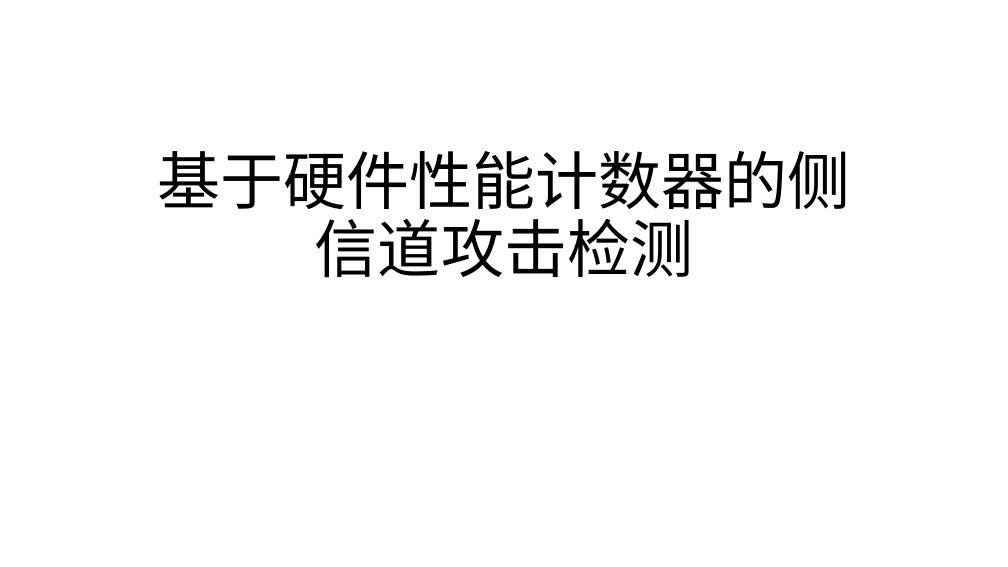
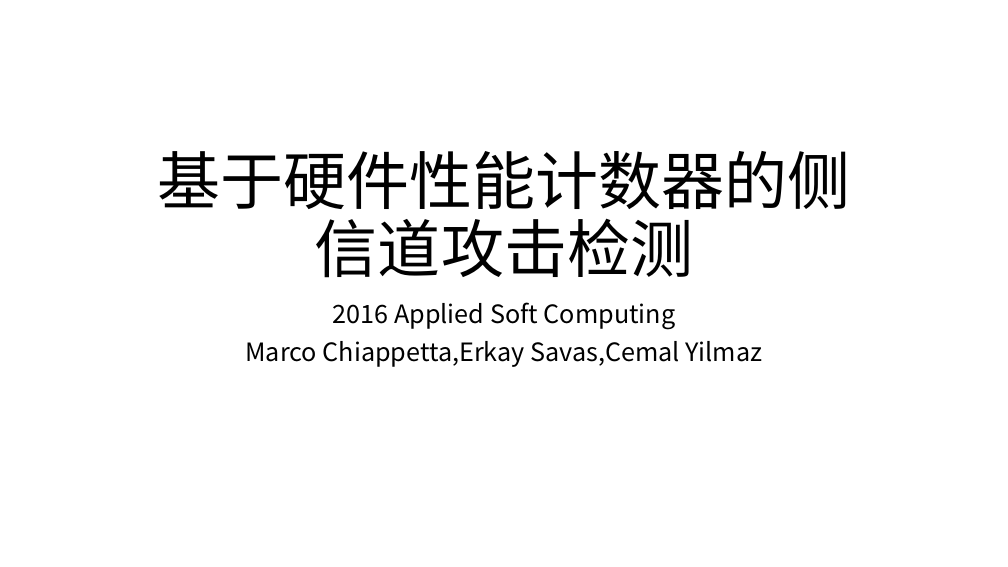
Before and after one commit to Wangmignu/flush-reload, a slide deck: slide 1 of 基于HPC的攻击检测.pptx. Drawn at 1008x567 pixels with LibreOffice and Linux fonts; fonts in the diff are those of the drawing. Boxes give left, top, right and bottom in pixels: in the first picture for what was removed or moved away, otherwise in the second. Text is boxed around its words. In the diff, an @@ line names an element or a change of style, - is before the commit and + after.

```diff
--- a/基于HPC的攻击检测.pptx
+++ b/基于HPC的攻击检测.pptx
@@ subtitle added at (x1=245, y1=302, x2=763, y2=367), 24 pt, text #000000 @@
+2016 Applied Soft Computing
+Marco Chiappetta,Erkay Savas,Cemal Yilmaz
```
